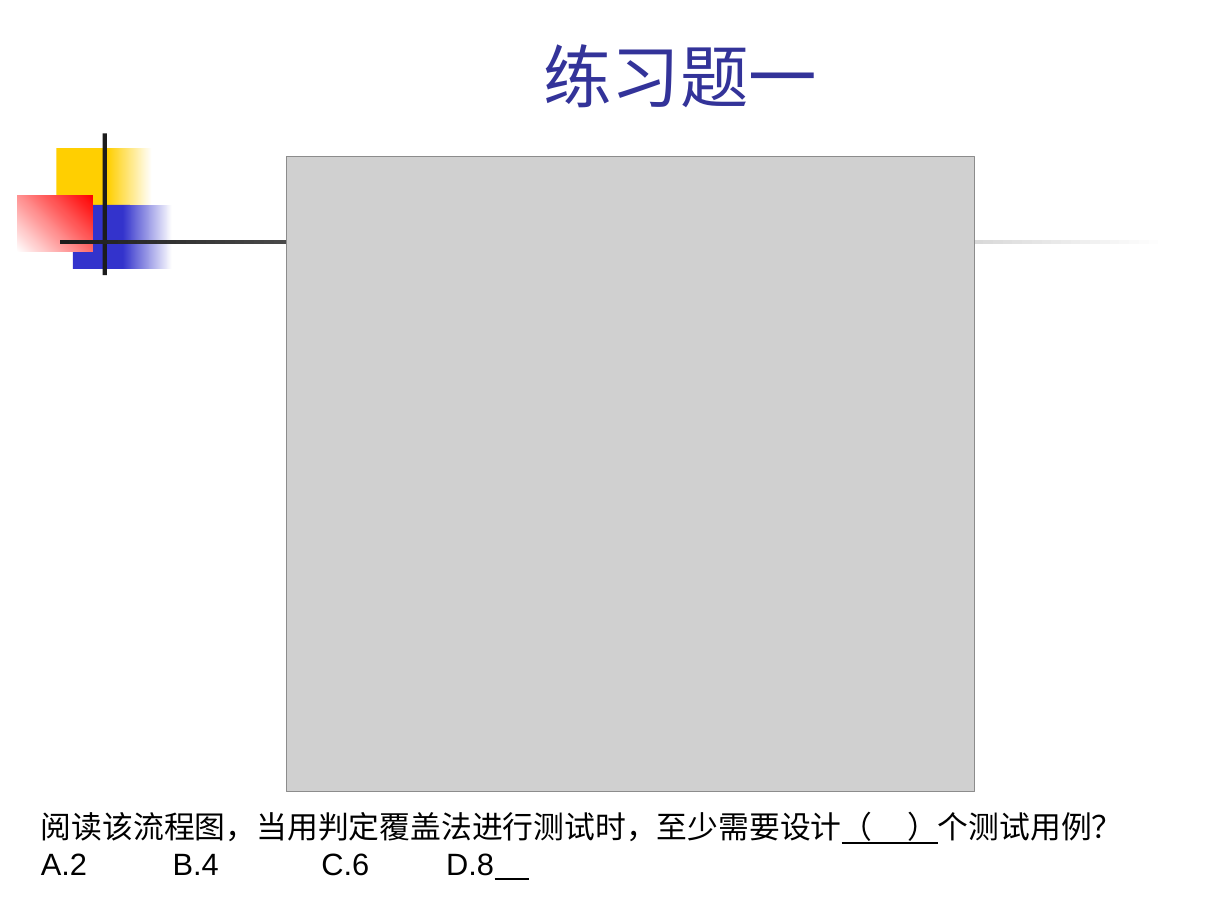
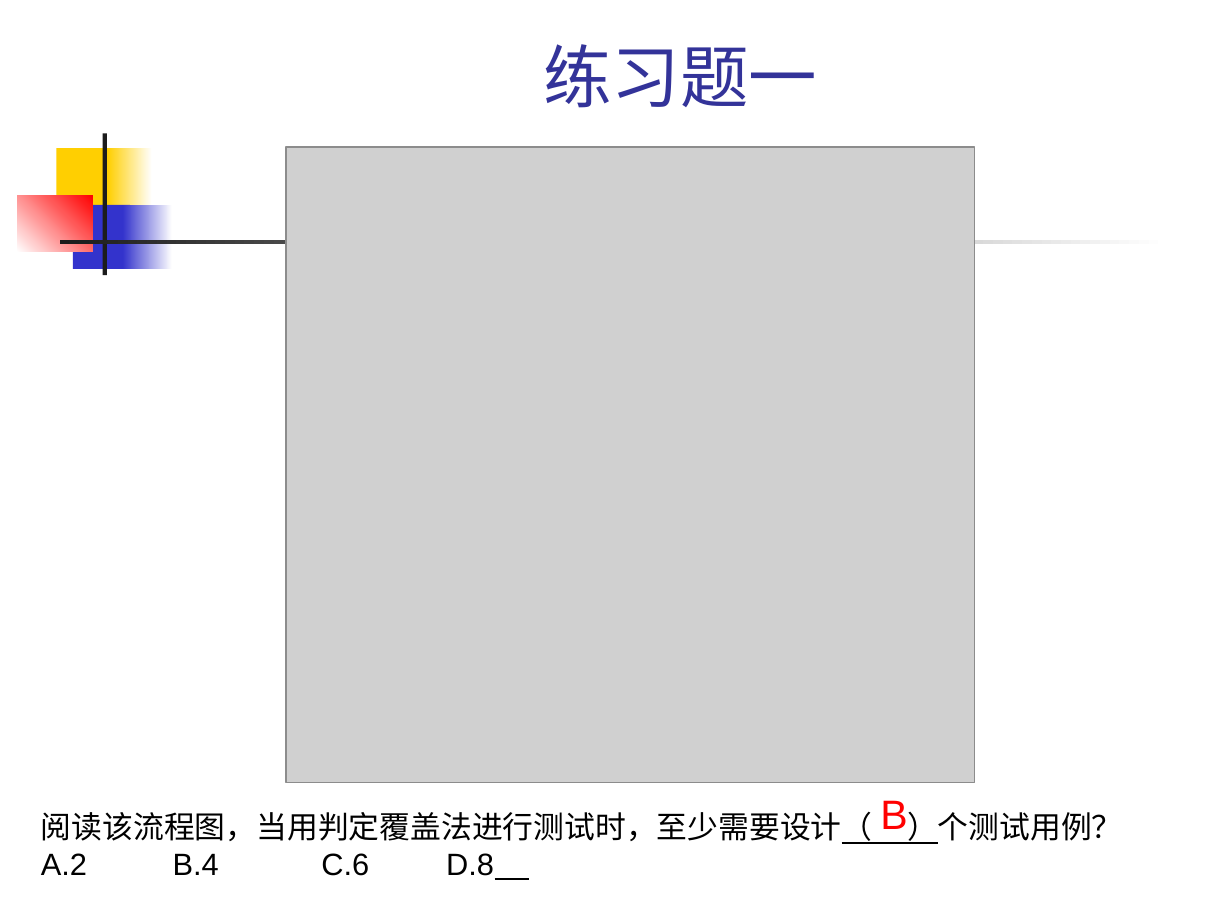
Before and after one commit to 1-518/Three-Kindoms, a slide deck: slide 13 of 白盒黑盒/白盒测试技术/白盒测试技术.pptx. Drawn at 1232x924 pixels with LibreOffice and Linux fonts; fonts in the diff are those of the drawing; grey boxes stand for pictures. Boxes give left, top, right and bottom in pixels: in the first picture for what was removed or moved away, otherwise in the second. Text is boxed around its words. In the diff, an @@ line names an element or a change of style, - is before the commit and + after.

```diff
--- a/白盒黑盒/白盒测试技术/白盒测试技术.pptx
+++ b/白盒黑盒/白盒测试技术/白盒测试技术.pptx
@@ picture moved from (x1=286, y1=156, x2=975, y2=792) to (x1=286, y1=147, x2=975, y2=782) @@
@@ text added at (x1=880, y1=800, x2=907, y2=829), 24 pt, text #FF0000 @@
+B
```
Also in this commit, not shown: 6 other slides changed, 1 slide added.
